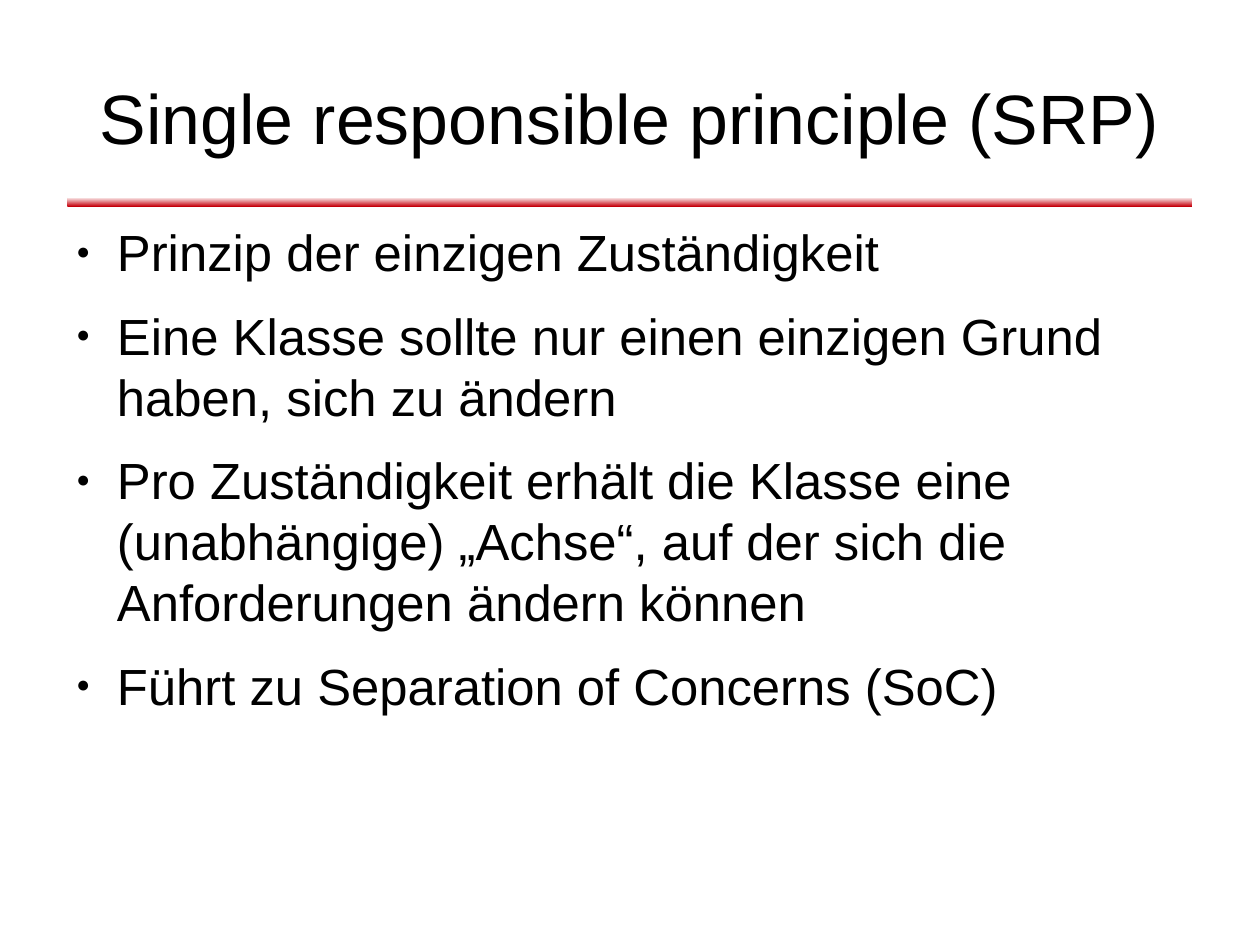
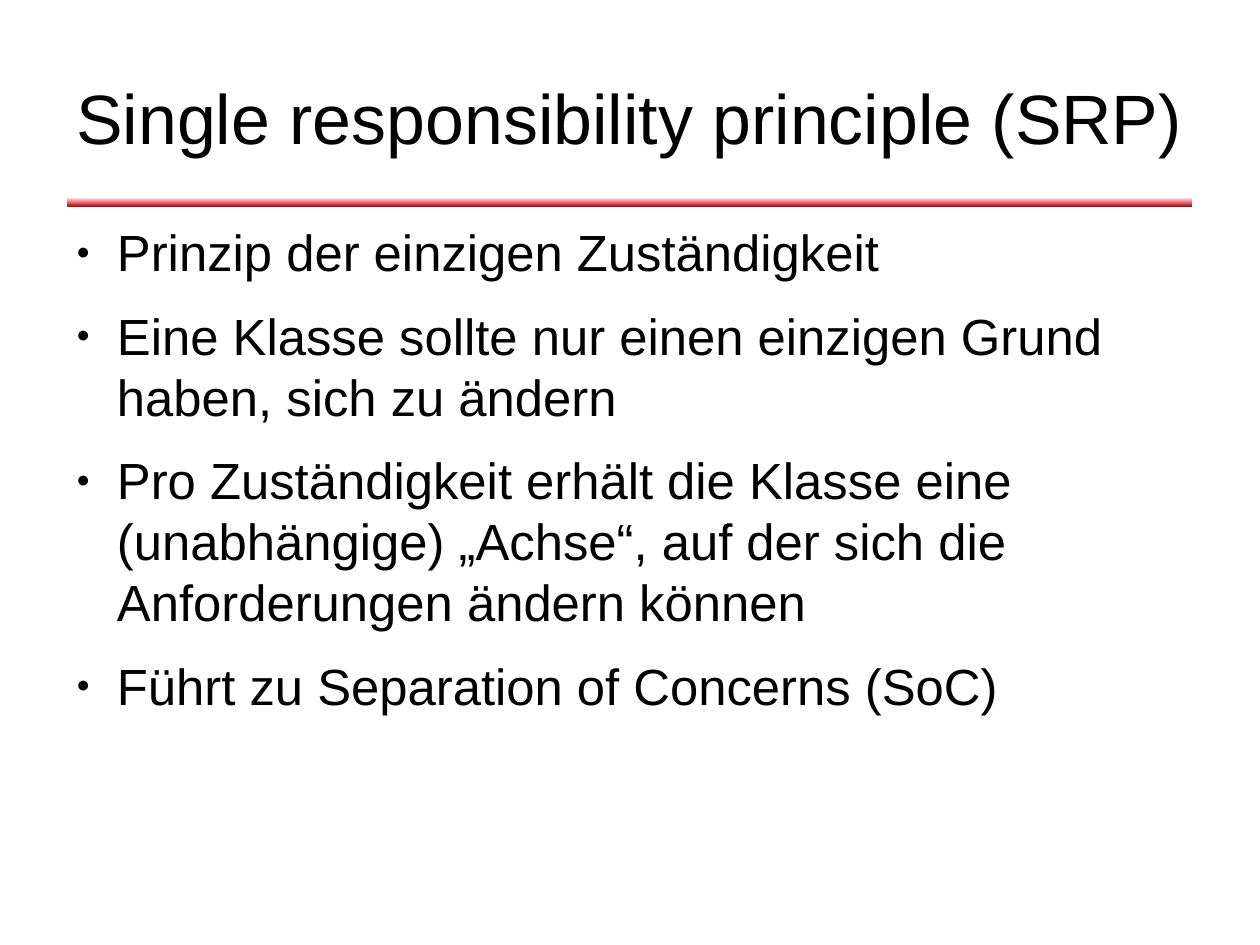
Before and after one commit to dlindner/vorlesung-se2-dhbw, a slide deck: slide 4 of added_2010/Objektorientierte Designregeln.odp. Drawn at 1260x945 pixels with LibreOffice and Linux fonts; fonts in the diff are those of the drawing; background and template pictures are left out. Boxes give left, top, right and bottom in pixels: in the first picture for what was removed or moved away, otherwise in the second. Text is boxed around its words. In the diff, an @@ line names an element or a change of style, - is before the commit and + after.

```diff
--- a/added_2010/Objektorientierte Designregeln.odp
+++ b/added_2010/Objektorientierte Designregeln.odp
@@ title at bbox=[76, 93, 1182, 157]: text changed @@
-Single responsible principle (SRP)
+Single responsibility principle (SRP)
```
Also in this commit, not shown: 1 other file.
